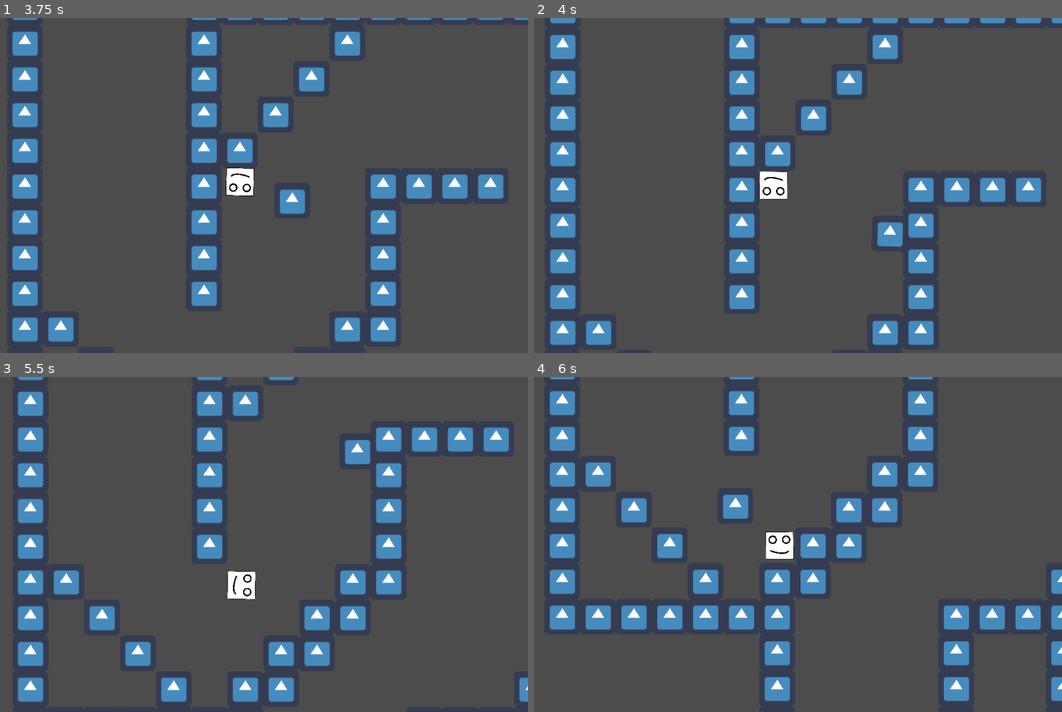
Above: before the commit, frames 1-4 (two rows, left to right).
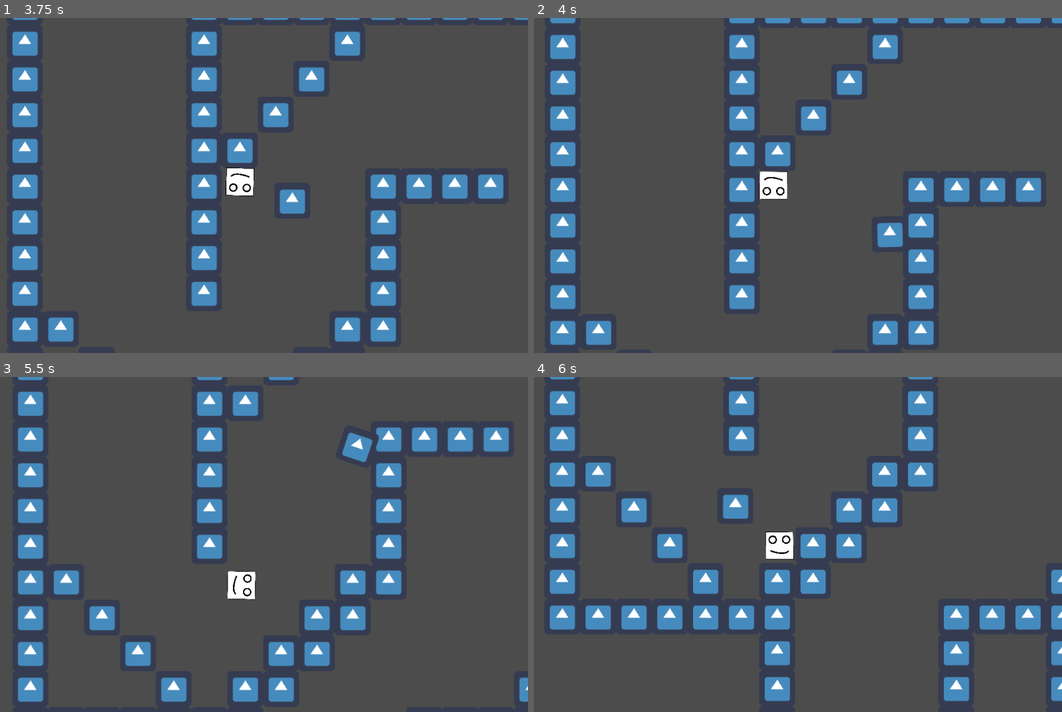
Above: after the commit, the same moments.

Repository: jeremycryan/Professional-Game
Game: Godot game, scene res://TestScene.tscn
The game is run twice, just before and just after one commit, with the same random seed, the same clock (stepped at 60 frames per second) and the same inputs. The engine's default icon, where the game draws it, is replaced by a stand-in: a white triangle on a blue panel in a dark square.
Inputs (mouse positions are in pixels of both pictures, inside the frame that each line leads up to):
- Up to frame 1 (3.75 s): move the mouse to (369, 168) at 0.52 s; hold D (mv_right) 0.53-1.28 s; click (369, 168) at 0.6 s; move the mouse to (126, 202) at 1.27 s; hold S (mv_down) 1.28-2.03 s; click (126, 202) at 1.35 s; move the mouse to (300, 111) at 2.02 s; hold D (mv_right) 2.03-2.78 s; click (300, 111) at 2.1 s; move the mouse to (211, 252) at 2.77 s; hold W (mv_up) 2.78-3.53 s; click (211, 252) at 2.85 s; move the mouse to (411, 235) at 3.52 s; hold A (mv_left) from 3.53 s (still down); click (411, 235) at 3.6 s
- Up to frame 2 (4 s): keep holding A (mv_left)
- Up to frame 3 (5.5 s): move the mouse to (68, 494) at 4.27 s; click (68, 494) at 4.35 s; move the mouse to (269, 544) at 5.02 s; release A (mv_left) at 5.03 s; hold S (mv_down) from 5.03 s (still down); click (269, 544) at 5.1 s
- Up to frame 4 (6 s): move the mouse to (687, 460) at 5.77 s; release S (mv_down) at 5.78 s; hold D (mv_right) from 5.78 s (still down); click (687, 460) at 5.85 s

Frame 1 is identical in both runs. In frame 2, less than 0.1% of the frame differs, in the area x 64-70%, y 60-69%; in frame 3, 0.2%, in the area x 64-72%, y 16-27%; in frame 4, nothing differs.

Commit message:
Fixed reflector tileset

Diff:
--- a/Level 1 Tiles.tscn
+++ b/Level 1 Tiles.tscn
@@ -3,7 +3,7 @@
 [ext_resource path="res://bluetile.png" type="Texture" id=1]
 [ext_resource path="res://colortiles.png" type="Texture" id=2]
 
-[node name="Level 1 Tiles" type="Node2D" index="0"]
+[node name="Level 1 Tiles" type="Node2D"]
 
 position = Vector2( 32, 0 )
 
--- a/ReflectorTileMap.tscn
+++ b/ReflectorTileMap.tscn
@@ -1,6 +1,7 @@
-[gd_scene load_steps=2 format=2]
+[gd_scene load_steps=3 format=2]
 
 [ext_resource path="res://reflector.png" type="Texture" id=1]
+[ext_resource path="res://reflector45.png" type="Texture" id=2]
 
 [node name="Node" type="Node" index="0"]
 
@@ -23,14 +24,12 @@
 build_mode = 0
 polygon = PoolVector2Array( 32.0928, 12.8755, 31.9933, -12.9789, -31.9909, -12.9669, -32.0461, 12.9749 )
 
-[node name="Reflector2" type="Sprite" parent="." index="1"]
+[node name="Sprite" type="Sprite" parent="." index="1"]
 
-position = Vector2( 90.0651, 0.940975 )
-rotation = 0.785398
-texture = ExtResource( 1 )
-_sections_unfolded = [ "Transform" ]
+position = Vector2( 108.901, -0.451866 )
+texture = ExtResource( 2 )
 
-[node name="StaticBody2D" type="StaticBody2D" parent="Reflector2" index="0"]
+[node name="StaticBody2D" type="StaticBody2D" parent="Sprite" index="0"]
 
 input_pickable = false
 collision_layer = 1
@@ -40,7 +39,7 @@
 friction = 1.0
 bounce = 0.0
 
-[node name="CollisionPolygon2D" type="CollisionPolygon2D" parent="Reflector2/StaticBody2D" index="0"]
+[node name="CollisionPolygon2D" type="CollisionPolygon2D" parent="Sprite/StaticBody2D" index="0"]
 
 build_mode = 0
-polygon = PoolVector2Array( 32.0928, 12.8755, 31.9933, -12.9789, -31.9909, -12.9669, -32.0461, 12.9749 )
+polygon = PoolVector2Array( -32.2005, 31.9262, -31.9746, -33.8209, 33.5467, 32.1522 )
--- /dev/null
+++ b/ReflectorTileSet.tres
@@ -0,0 +1,45 @@
+[gd_resource type="TileSet" load_steps=5 format=2]
+
+[ext_resource path="res://reflector.png" type="Texture" id=1]
+[ext_resource path="res://reflector45.png" type="Texture" id=2]
+
+[sub_resource type="ConvexPolygonShape2D" id=1]
+
+custom_solver_bias = 0.0
+points = PoolVector2Array( -32.0461, 12.9749, -31.9909, -12.9669, 31.9933, -12.9789, 32.0928, 12.8755 )
+
+[sub_resource type="ConvexPolygonShape2D" id=2]
+
+custom_solver_bias = 0.0
+points = PoolVector2Array( -32.2005, 31.9262, -31.9746, -33.8209, 33.5467, 32.1522 )
+
+[resource]
+
+0/name = "Reflector"
+0/texture = ExtResource( 1 )
+0/tex_offset = Vector2( 0, 0 )
+0/modulate = Color( 1, 1, 1, 1 )
+0/region = Rect2( 0, 0, 64, 64 )
+0/is_autotile = false
+0/occluder_offset = Vector2( 32, 32 )
+0/navigation_offset = Vector2( 32, 32 )
+0/shapes = [ {
+"autotile_coord": Vector2( 0, 0 ),
+"one_way": false,
+"shape": SubResource( 1 ),
+"shape_transform": Transform2D( 1, 0, 0, 1, 32, 32 )
+} ]
+1/name = "Sprite"
+1/texture = ExtResource( 2 )
+1/tex_offset = Vector2( 0, 0 )
+1/modulate = Color( 1, 1, 1, 1 )
+1/region = Rect2( 0, 0, 64, 64 )
+1/is_autotile = false
+1/occluder_offset = Vector2( 32, 32 )
+1/navigation_offset = Vector2( 32, 32 )
+1/shapes = [ {
+"autotile_coord": Vector2( 0, 0 ),
+"one_way": false,
+"shape": SubResource( 2 ),
+"shape_transform": Transform2D( 1, 0, 0, 1, 32, 32 )
+} ]
Binary file added: reflector45.png
Not shown, added: reflector45.png.import
